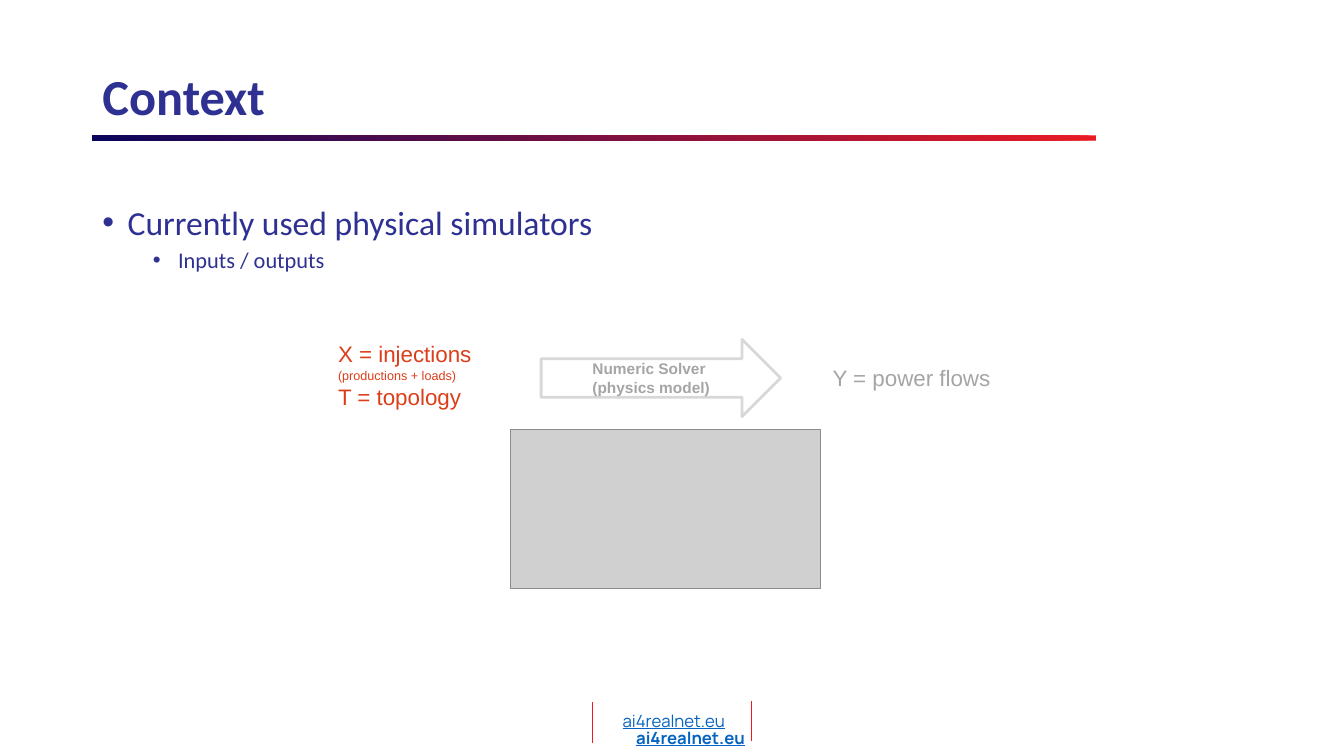
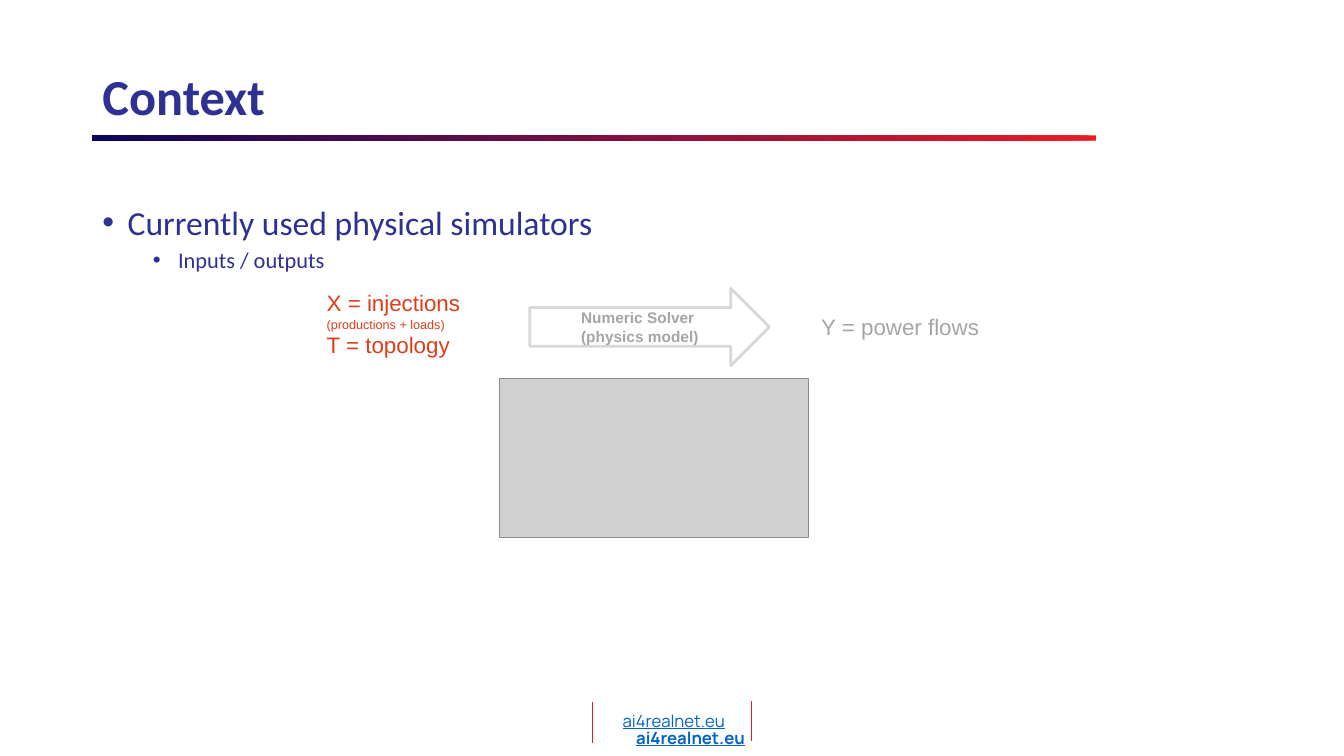
Before and after one commit to AI4REALNET/T2.1_graph_neural_solver, a slide deck: slide 3 of T2.1_KAI_GNN_IRTSX.pptx. Drawn at 1344x756 pixels with LibreOffice and Linux fonts; fonts in the diff are those of the drawing; grey boxes stand for pictures; background and template pictures are left out. Boxes give left, top, right and bottom in pixels: in the first picture for what was removed or moved away, otherwise in the second. Text is boxed around its words. In the diff, an @@ line names an element or a change of style, - is before the commit and + after.

```diff
--- a/T2.1_KAI_GNN_IRTSX.pptx
+++ b/T2.1_KAI_GNN_IRTSX.pptx
@@ 2 texts, 1 picture, 1 right arrow moved together from (x1=338, y1=340, x2=990, y2=588) to (x1=327, y1=288, x2=979, y2=537) @@
```
Also in this commit, not shown: 3 other slides changed, 3 slides added, 1 slide removed.
